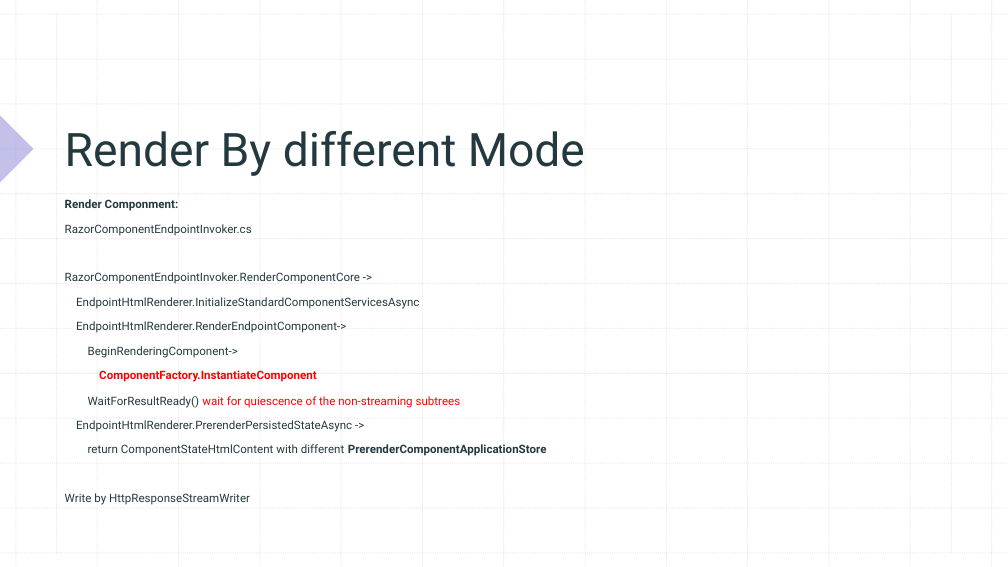
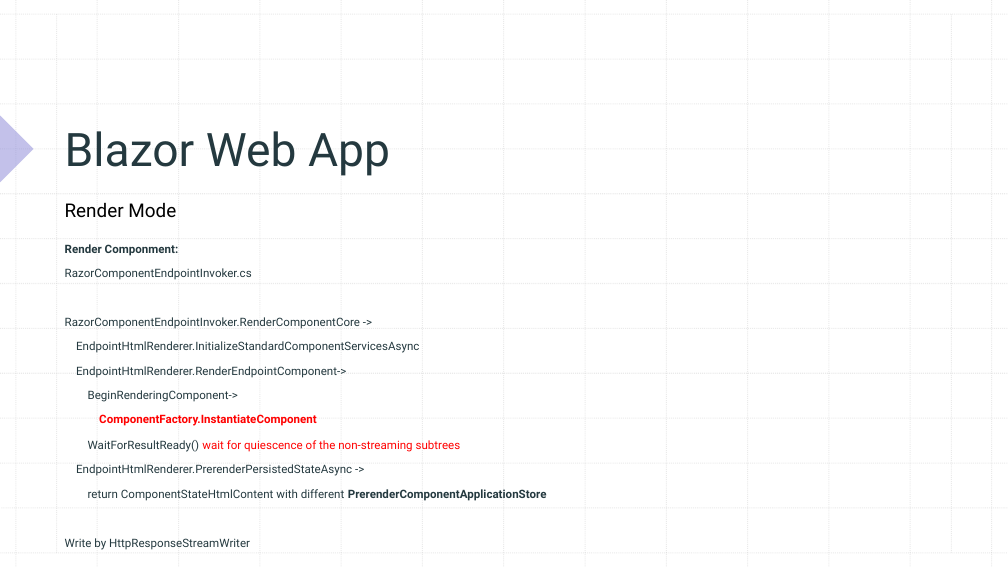
Before and after one commit to xccu/NetCore-Demo, a slide deck: slide 8 of Blazor in .net 8.pptx (slide 17 before the commit). Drawn at 1008x567 pixels with LibreOffice and Linux fonts; fonts in the diff are those of the drawing. Boxes give left, top, right and bottom in pixels: in the first picture for what was removed or moved away, otherwise in the second. Text is boxed around its words. In the diff, an @@ line names an element or a change of style, - is before the commit and + after.

Commit message:
upload prerender Demo

```diff
--- a/Blazor in .net 8.pptx
+++ b/Blazor in .net 8.pptx
@@ title at (x1=65, y1=131, x2=390, y2=176): text changed @@
-Render By different Mode
+Blazor Web App
@@ text added at (x1=65, y1=203, x2=176, y2=218), 18 pt, text #000000 @@
+Render Mode
@@ text "Render Componment:" moved from (x1=65, y1=199, x2=547, y2=505) to (x1=65, y1=244, x2=547, y2=550) @@
```
Also in this commit, not shown: 7 other slides changed, 4 slides added, 1 slide removed, 26 other files.
